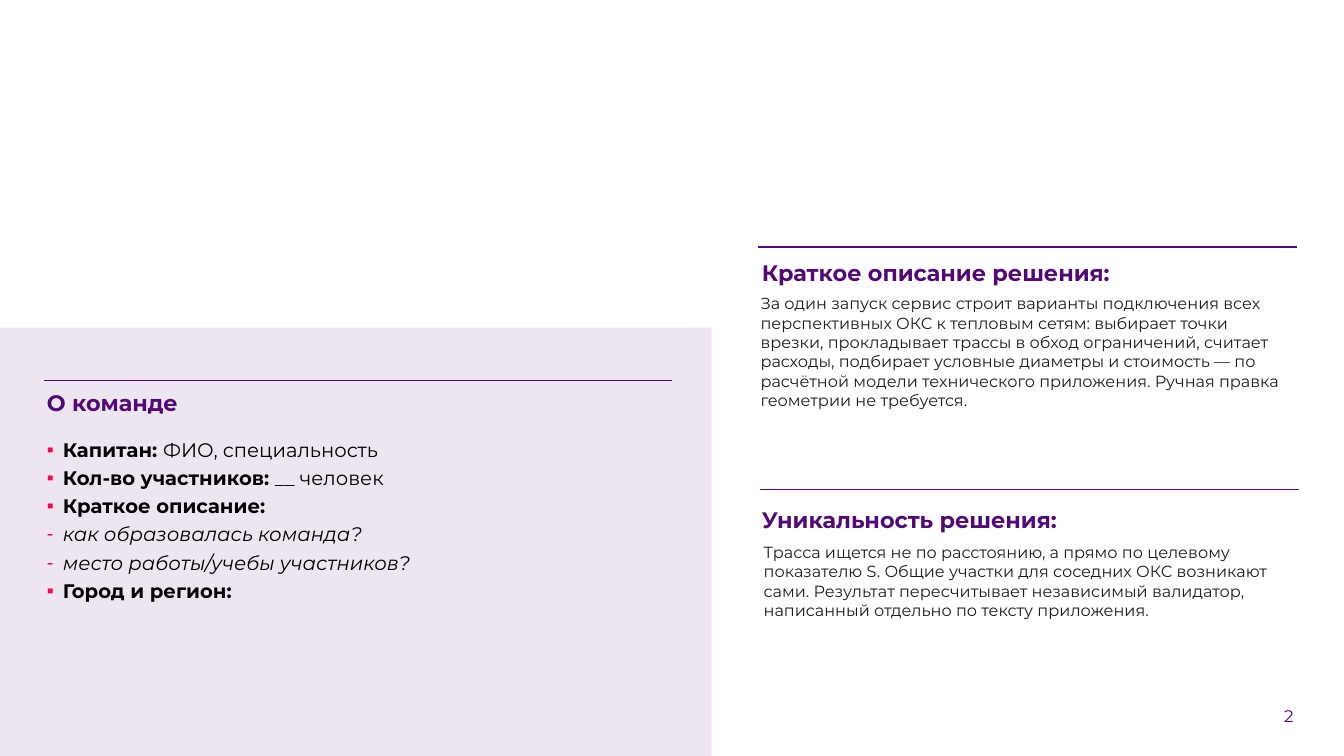
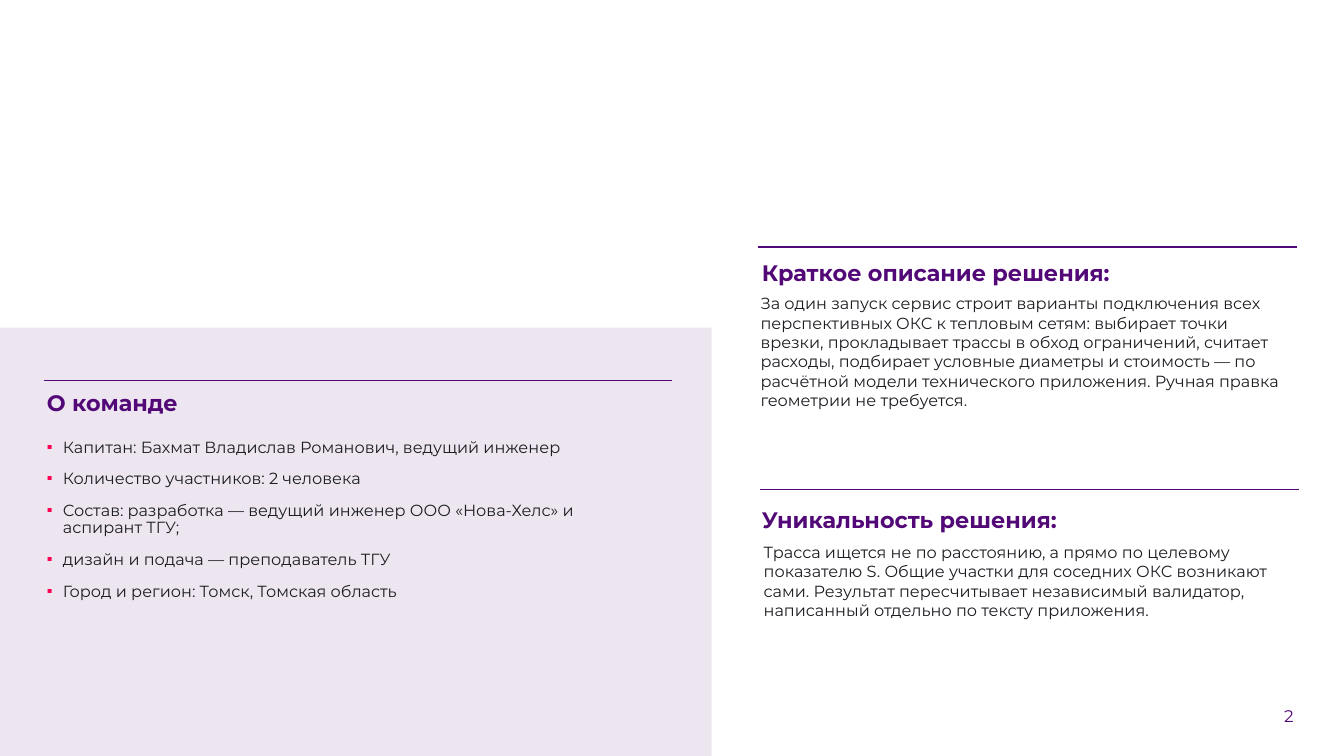
Before and after one commit to undernaht/LCT-Heat, a slide deck: slide 2 of docs/presentation/Защита heat-network.pptx. Drawn at 1344x756 pixels with LibreOffice and Linux fonts; fonts in the diff are those of the drawing; background and template pictures are left out. Boxes give left, top, right and bottom in pixels: in the first picture for what was removed or moved away, otherwise in the second. Text is boxed around its words. In the diff, an @@ line names an element or a change of style, - is before the commit and + after.

```diff
--- a/docs/presentation/Защита heat-network.pptx
+++ b/docs/presentation/Защита heat-network.pptx
@@ text at [63,441,574,600]: text changed; size 14 to 11.5 pt; text colour #000000 to #1C1D22 @@
-▪ Капитан: ФИО, специальность
-▪ Кол-во участников: __ человек
-▪ Краткое описание:
-– как образовалась команда?
-– место работы/учебы участников?
-▪ Город и регион:
+▪ Капитан: Бахмат Владислав Романович, ведущий инженер
+▪ Количество участников: 2 человека
+▪ Состав: разработка — ведущий инженер ООО «Нова-Хелс» и аспирант ТГУ;
+▪ дизайн и подача — преподаватель ТГУ
+▪ Город и регион: Томск, Томская область
```
Also in this commit, not shown: 2 other slides changed, 1 slide added, 1 slide removed.
